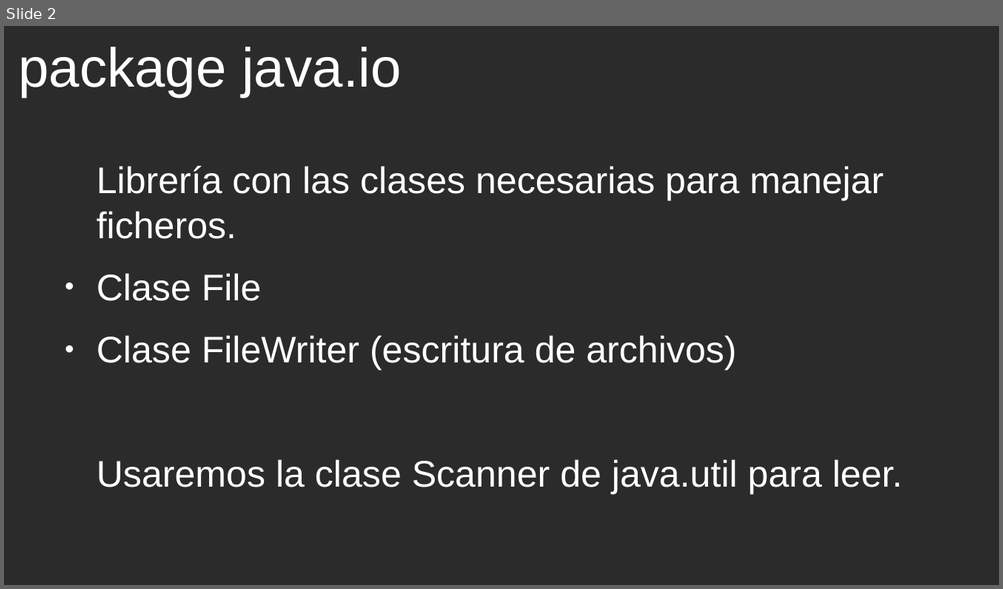
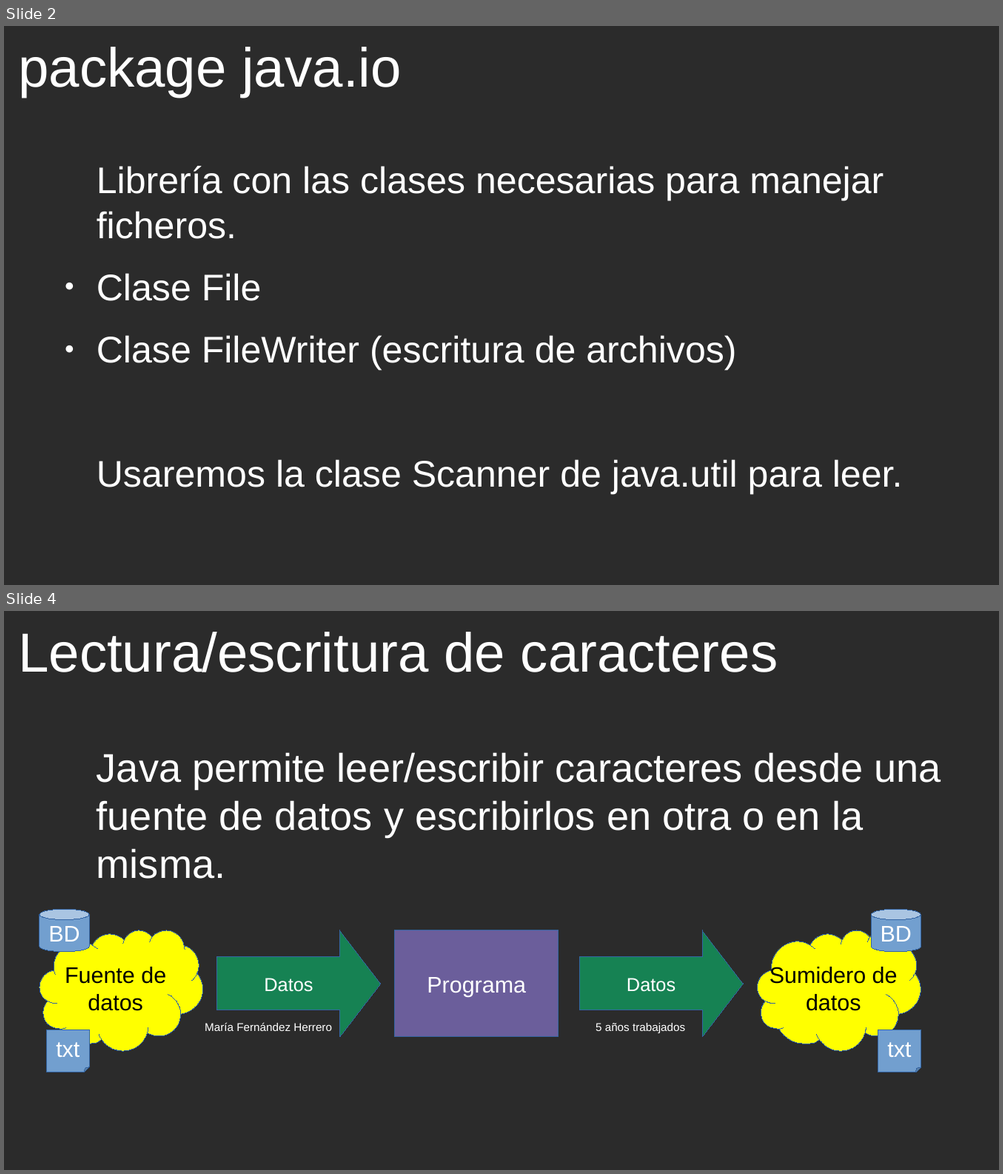
Before and after one commit to cmorenoruiz/ApuntesProgramacion, a slide deck: Unidad 11 Ficheros/Clase FileWriter Presentación para clase.odp. Shown one above the other, each under a label of ours: slide 2 before the commit, slides 2 and 4 after it; the slides between them are not shown. The pictures are 1003x589 and 1003x1174 pixels, drawn with LibreOffice and Linux fonts; fonts in the diff are those of the drawing; background and template pictures are left out; a plain dark background stands for a picture behind light text. Boxes give left, top, right and bottom in pixels: in the first picture for what was removed or moved away, otherwise in the second. Text is boxed around its words. In the diff, an @@ line names an element or a change of style, - is before the commit and + after.

Commit message:
Añadidos diagramas paar explicar el flujo de datos

```diff
--- a/Unidad 11 Ficheros/Clase FileWriter Presentación para clase.odp
+++ b/Unidad 11 Ficheros/Clase FileWriter Presentación para clase.odp
@@ slide 4 added at (4, 611, 999, 1170), background picture (left out) @@
@@ title added at (18, 632, 778, 672), 44 pt, text #FFFFFF @@
+Lectura/escritura de caracteres
@@ text added at (96, 752, 940, 879), 32 pt, text #FFFFFF @@
+Java permite leer/escribir caracteres desde una fuente de datos y escribirlos en otra o en la misma.
@@ cylinder added at (40, 910, 89, 952), fill #729FCF, outline #3465A4 0 pt, 18 pt, text #FFFFFF @@
+BD
@@ cylinder added at (871, 910, 921, 952), fill #729FCF, outline #3465A4 0 pt, 18 pt, text #FFFFFF @@
+BD
@@ freeform shape added at (40, 931, 202, 1051), fill #FFFF00, outline #3465A4 0 pt, 18 pt, text #000000 @@
+Fuente de
+datos
@@ right arrow added at (217, 931, 381, 1037), fill #168253, outline #3465A4 0 pt, 15 pt, text #FFFFFF @@
+Datos
@@ rectangle added at (395, 931, 558, 1037), fill #6B5E9B, outline #3465A4 0 pt, 18 pt, text #FFFFFF @@
+Programa
@@ right arrow added at (580, 931, 743, 1037), fill #168253, outline #3465A4 0 pt, 15 pt, text #FFFFFF @@
+Datos
@@ freeform shape added at (757, 931, 921, 1051), fill #FFFF00, outline #3465A4 0 pt, 18 pt, text #000000 @@
+Sumidero de
+datos
@@ folded corner added at (46, 1031, 89, 1073), fill #729FCF, outline #3465A4 0 pt, 18 pt, text #FFFFFF @@
+txt
@@ text added at (205, 1022, 332, 1031), 9 pt, text #FFFFFF @@
+María Fernández Herrero
@@ text added at (595, 1023, 685, 1034), 9 pt, text #FFFFFF @@
+5 años trabajados
@@ folded corner added at (879, 1031, 921, 1073), fill #729FCF, outline #3465A4 0 pt, 18 pt, text #FFFFFF @@
+txt
```
Also in this commit, not shown: 2 slides changed, 2 other slides added, 1 other file.
